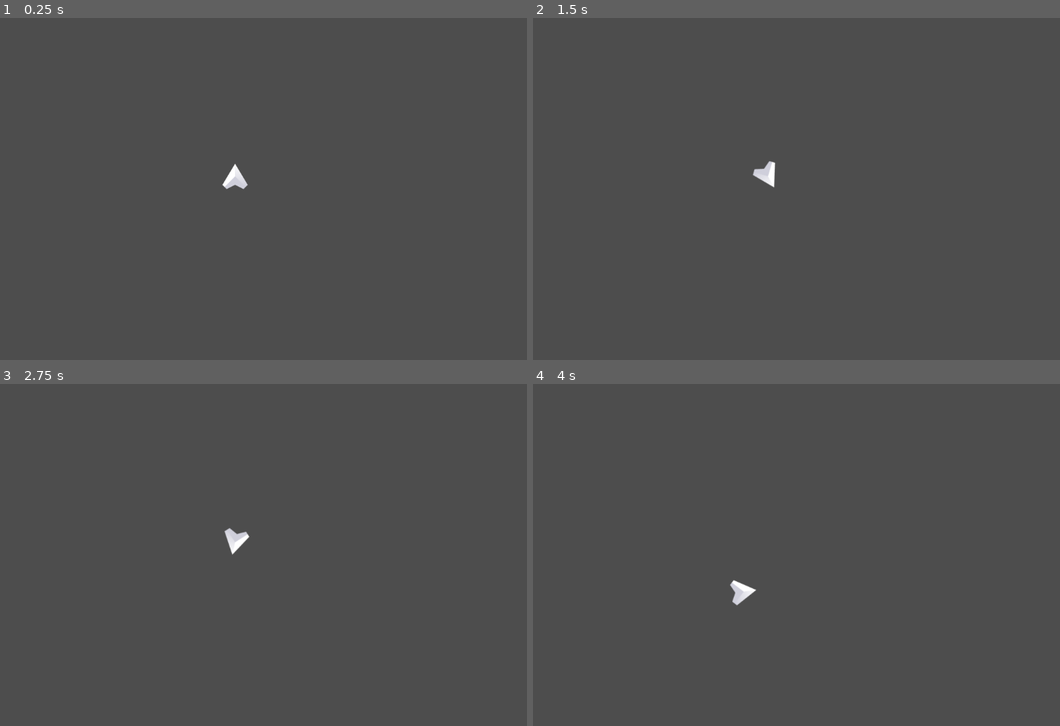
Above: before the commit, frames 1-4 (two rows, left to right).
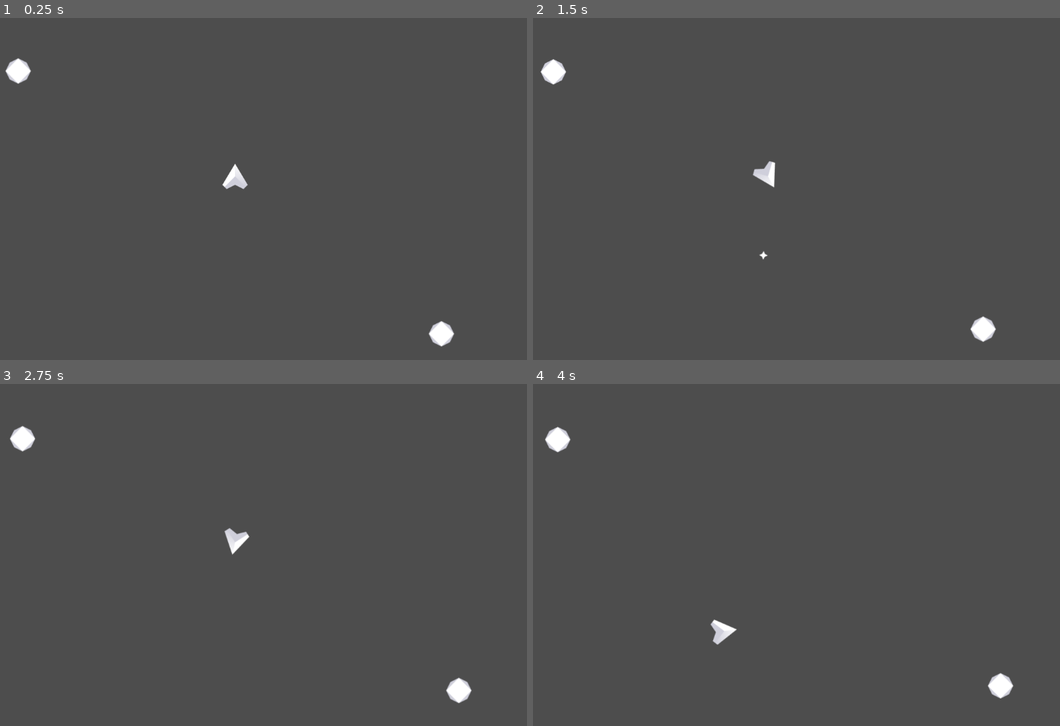
Above: after the commit, the same moments.

Repository: sdemare/Space-Shooter
Game: Godot game, scene res://game.tscn
Two runs of this game, one before a commit and one after it. Both use one fixed random seed, a clock stepped at 60 frames per second and the inputs below.
Inputs:
- Up to frame 1 (0.25 s): no input
- Up to frame 2 (1.5 s): hold D (Right) 0.53-1.28 s; tap Space (Shoot, bound only after the commit) at 0.6, 1.35 s; hold A (Left) from 1.28 s (still down)
- Up to frame 3 (2.75 s): release A (Left) at 2.03 s; hold D (Right) from 2.03 s (still down); tap Space (Shoot, bound only after the commit) at 2.1 s
- Up to frame 4 (4 s): release D (Right) at 2.78 s; hold W (Forward) 2.78-3.53 s; tap Space (Shoot, bound only after the commit) at 2.85, 3.6 s; hold A (Left) from 3.53 s (still down)

The runs differ from the first frame. In frame 1, 0.5% of the frame differs, in the area x 1-87%, y 11-96%; in frame 2, 0.5%; in frame 3, 0.5%; in frame 4, 0.9%, in the area x 2-92%, y 12-92%.

Commit message:
Completes part 2

Diff:
--- /dev/null
+++ b/Asteroid/Asteroid.gd
@@ -0,0 +1,12 @@
+extends CharacterBody2D
+
+var initial_speed = 100.0
+
+func _ready():
+	velocity = Vector2(0, initial_speed*randf()).rotated(2*PI*randf())
+
+
+func _physics_process(_delta):
+	move_and_slide()
+	position.x = wrapf(position.x, 0, 1152)
+	position.y = wrapf(position.y, 0, 648)
--- /dev/null
+++ b/Asteroid/asteroid.tscn
@@ -0,0 +1,13 @@
+[gd_scene load_steps=3 format=3 uid="uid://c2ekaw7m8xapc"]
+
+[ext_resource type="Script" path="res://Asteroid/Asteroid.gd" id="1_ql8ok"]
+[ext_resource type="Texture2D" uid="uid://t3nphyrn35bl" path="res://Assets/Meteor.png" id="2_2u7ur"]
+
+[node name="Asteroid" type="CharacterBody2D"]
+script = ExtResource("1_ql8ok")
+
+[node name="Sprite2D" type="Sprite2D" parent="."]
+texture = ExtResource("2_2u7ur")
+
+[node name="CollisionPolygon2D" type="CollisionPolygon2D" parent="."]
+polygon = PackedVector2Array(21, -17.3, 21, -14.3, 29.1, 4, 26.3, 4, 20.3, 18, 18.6, 18, 2.6, 28, -2.5, 28, -21, 17.1, -21, 14.3, -29.1, -4, -26.2, -4, -17.2, -21, -14.5, -21, -4, -26.2, -4, -29.2)
--- /dev/null
+++ b/Player/Bullet.gd
@@ -0,0 +1,17 @@
+extends Area2D
+
+var speed = 10.0
+var damage = 1.0
+var velocity = Vector2.ZERO
+
+func _ready():
+	velocity = Vector2(0,-speed).rotated(rotation)
+
+func _physics_process(_delta):
+	position = position + velocity
+
+func _on_body_entered(_body):
+	queue_free()
+
+func _on_timer_timeout():
+	queue_free()
--- a/Player/Player.gd
+++ b/Player/Player.gd
@@ -1,22 +1,38 @@
 extends CharacterBody2D
 
+var speed = 5
+var max_speed = 400
+var rotate_speed = 0.08
+var nose = Vector2(0, -80)
+var Bullet = load("res://Player/bullet.tscn")
 
-var speed = 5
-var max_speed = 100
-var rotate_speed = 0.08
-
-
-func _physics_process(delta):
+func get_input():
+	var to_return = Vector2.ZERO
+	$Exhaust.hide()
+	if Input.is_action_pressed("Forward"):
+		to_return += Vector2(0,-1)
+		$Exhaust.show()
 	if Input.is_action_pressed("Left"):
 		rotation -= rotate_speed
 	if Input.is_action_pressed("Right"):
 		rotation += rotate_speed
-	if Input.is_action_pressed("Forward"):
-		velocity = velocity + Vector2(0, -speed).rotated(rotation)
+	return to_return.rotated(rotation)
+
+
+func _physics_process(_delta):
+	velocity += get_input()*speed
+	velocity = velocity.normalized() * clamp(velocity.length(), 0, max_speed)
 
 	position.x = wrapf(position.x, 0, 1152)
 	position.y = wrapf(position.y, 0, 648)
 	velocity = velocity.normalized() * clamp(velocity.length(), 0, max_speed)
 
+	move_and_slide()
 
-	move_and_slide()
+	if Input.is_action_just_pressed("Shoot"):
+		var bullet = Bullet.instantiate()
+		bullet.position = position + nose.rotated(rotation)
+		bullet.rotation = rotation
+		var Effects = get_node_or_null("/root/Game/Effects")
+		if Effects != null:
+			Effects.add_child(bullet)
--- /dev/null
+++ b/Player/bullet.tscn
@@ -0,0 +1,23 @@
+[gd_scene load_steps=4 format=3 uid="uid://0y5ibw63ptk3"]
+
+[ext_resource type="Script" path="res://Player/Bullet.gd" id="1_1kekg"]
+[ext_resource type="Texture2D" uid="uid://cc2knt8q0bwfw" path="res://Assets/Bullet.png" id="2_0qtvh"]
+
+[sub_resource type="CircleShape2D" id="CircleShape2D_dweac"]
+radius = 12.0
+
+[node name="Bullet" type="Area2D"]
+script = ExtResource("1_1kekg")
+
+[node name="Sprite2D" type="Sprite2D" parent="."]
+texture = ExtResource("2_0qtvh")
+
+[node name="CollisionShape2D" type="CollisionShape2D" parent="."]
+shape = SubResource("CircleShape2D_dweac")
+
+[node name="Timer" type="Timer" parent="."]
+wait_time = 2.0
+one_shot = true
+autostart = true
+
+[connection signal="body_entered" from="." to="." method="_on_body_entered"]
--- /dev/null
+++ b/Player/player.tscn
@@ -0,0 +1,21 @@
+[gd_scene load_steps=4 format=3 uid="uid://divtt5mklasgf"]
+
+[ext_resource type="Script" path="res://Player/Player.gd" id="1_i4rxy"]
+[ext_resource type="Texture2D" uid="uid://c70qettbx7mt6" path="res://Assets/Exhaust.png" id="2_gjc2d"]
+[ext_resource type="Texture2D" uid="uid://cqol7k0re6lbd" path="res://Assets/Player.png" id="3_akyhg"]
+
+[node name="Player" type="CharacterBody2D"]
+position = Vector2(512, 300)
+script = ExtResource("1_i4rxy")
+metadata/_edit_group_ = true
+
+[node name="Exhaust" type="Sprite2D" parent="."]
+visible = false
+position = Vector2(0, 50)
+texture = ExtResource("2_gjc2d")
+
+[node name="Sprite2D" type="Sprite2D" parent="."]
+texture = ExtResource("3_akyhg")
+
+[node name="CollisionPolygon2D" type="CollisionPolygon2D" parent="."]
+polygon = PackedVector2Array(5, -25.2, 5, -22.5, 28.3, 17, 27.2, 19, 25.9, 19, 17.9, 28, 13.6, 28, -0.700001, 21.7, -19, 29, -19, 25.9, -28, 17.9, -28, 14.4, -3, -25.6, -3, -29.2)
--- a/game.tscn
+++ b/game.tscn
@@ -1,17 +1,18 @@
 [gd_scene load_steps=3 format=3 uid="uid://pgxhj5p5f3xi"]
 
-[ext_resource type="Texture2D" uid="uid://cqol7k0re6lbd" path="res://Assets/Player.png" id="1_cukcc"]
-[ext_resource type="Script" path="res://Player/Player.gd" id="1_e36el"]
+[ext_resource type="PackedScene" uid="uid://divtt5mklasgf" path="res://Player/player.tscn" id="1_hnxxg"]
+[ext_resource type="PackedScene" uid="uid://c2ekaw7m8xapc" path="res://Asteroid/asteroid.tscn" id="2_h0vyi"]
 
 [node name="Game" type="Node2D"]
 
-[node name="Player" type="CharacterBody2D" parent="."]
-position = Vector2(512, 300)
-script = ExtResource("1_e36el")
-metadata/_edit_group_ = true
+[node name="Player" parent="." instance=ExtResource("1_hnxxg")]
 
-[node name="Sprite2D" type="Sprite2D" parent="Player"]
-texture = ExtResource("1_cukcc")
+[node name="Asteroid_Container" type="Node2D" parent="."]
 
-[node name="CollisionPolygon2D" type="CollisionPolygon2D" parent="Player"]
-polygon = PackedVector2Array(5, -25.2, 5, -22.5, 28.3, 17, 27.2, 19, 25.9, 19, 17.9, 28, 13.6, 28, -0.700001, 21.7, -19, 29, -19, 25.9, -28, 17.9, -28, 14.4, -3, -25.6, -3, -29.2)
+[node name="Asteroid" parent="Asteroid_Container" instance=ExtResource("2_h0vyi")]
+position = Vector2(100, 100)
+
+[node name="Asteroid2" parent="Asteroid_Container" instance=ExtResource("2_h0vyi")]
+position = Vector2(900, 600)
+
+[node name="Effects" type="Node2D" parent="."]
--- a/global.gd
+++ b/global.gd
@@ -1,7 +1,8 @@
 extends Node
 
+func _ready():
+	randomize()
 
-
-func _process(delta):
+func _process(_delta):
 	if Input.is_action_pressed("Quit"):
 		get_tree().quit()
--- a/project.godot
+++ b/project.godot
@@ -41,3 +41,8 @@
 "events": [Object(InputEventKey,"resource_local_to_scene":false,"resource_name":"","device":-1,"window_id":0,"alt_press …(182 unchanged characters)…
 ]
 }
+Shoot={
+"deadzone": 0.5,
+"events": [Object(InputEventKey,"resource_local_to_scene":false,"resource_name":"","device":-1,"window_id":0,"alt_pressed":false,"shift_pressed":false,"ctrl_pressed":false,"meta_pressed":false,"pressed":false,"keycode":0,"physical_keycode":32,"key_label":0,"unicode":32,"echo":false,"script":null)
+]
+}
Not shown, changed: .DS_Store
